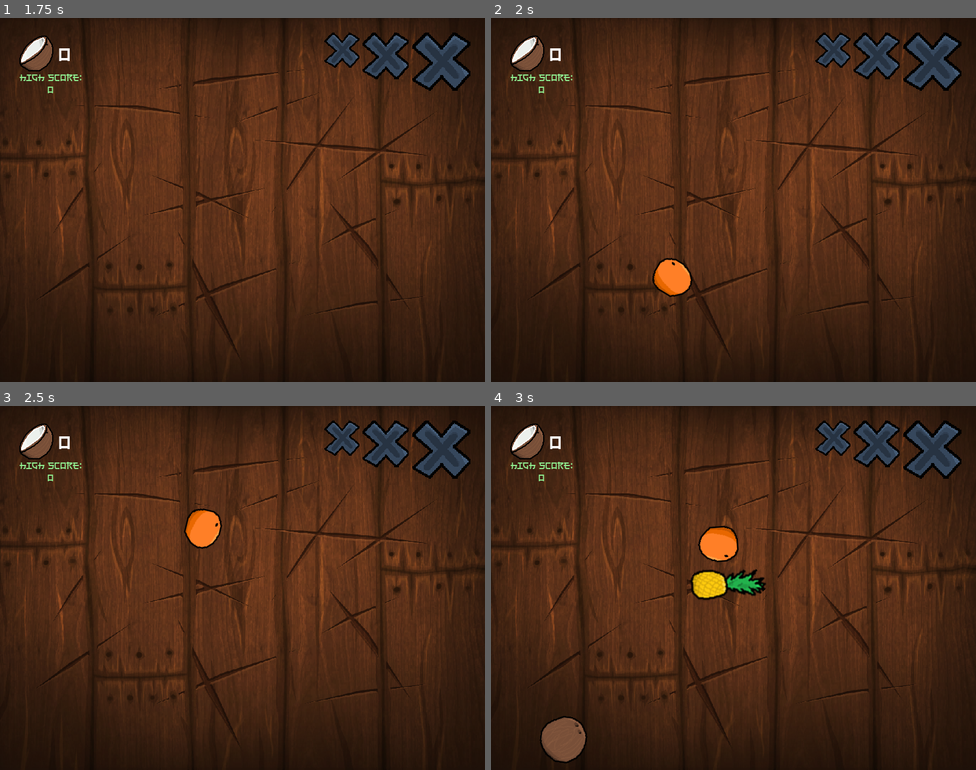
Above: before the commit, frames 1-4 (two rows, left to right).
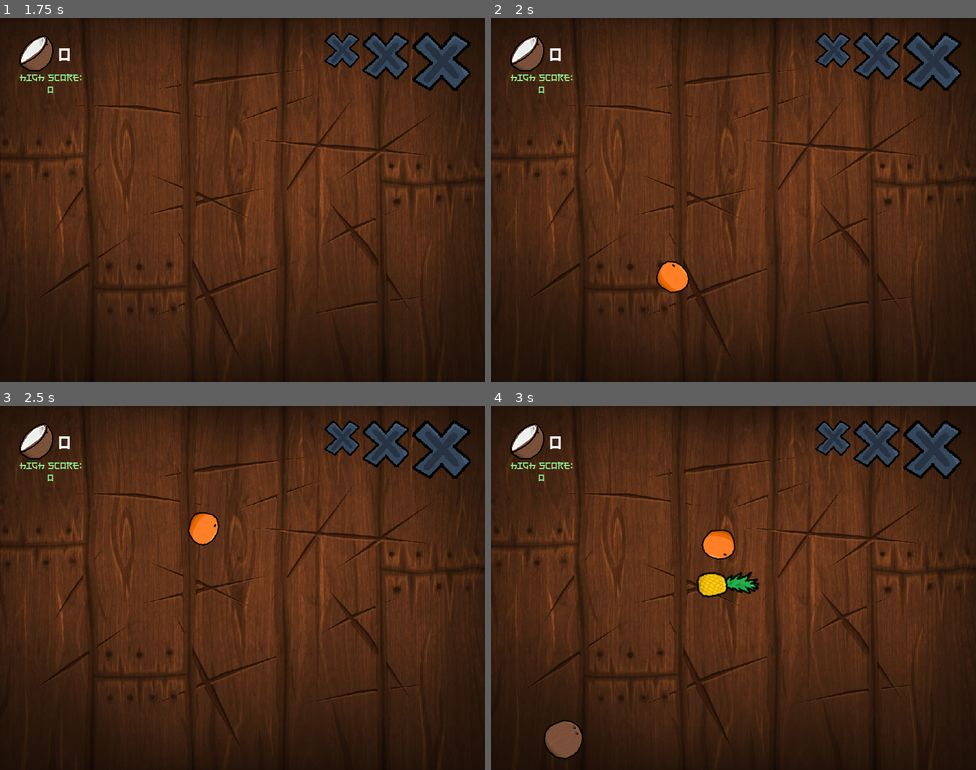
Above: after the commit, the same moments.

Repository: leafcabral/leafs-arcade
Game: Godot game, scene res://main/game_root.tscn
Two runs of this game, one before a commit and one after it. Both use one fixed random seed, a clock stepped at 60 frames per second and the inputs below.
Inputs (mouse positions are in pixels of both pictures, inside the frame that each line leads up to):
- Up to frame 1 (1.75 s): tap Enter (ui_accept) at 0.5, 0.77, 1.52 s; move the mouse to (349, 181) at 0.52 s; move the mouse to (145, 218) at 1.27 s
- Up to frame 2 (2 s): no input
- Up to frame 3 (2.5 s): move the mouse to (291, 507) at 2.02 s
- Up to frame 4 (3 s): move the mouse to (709, 660) at 2.77 s

Frame 1 is identical in both runs. In frame 2, 0.3% of the frame differs, in the area x 33-42%, y 65-77%; in frame 3, 0.4%; in frame 4, 1.3%, in the area x 10-57%, y 32-99%.

Commit message:
feat(fruit_ninja): add bomb fruit
Remove bomb fruit FruidSpriteData resource and used direct sprite texture setter.

Create BombExplosion GdShader for bomb sprite flash when hit.

Create helper function in GameWorld to kill the player.

Diff:
--- /dev/null
+++ b/4-fruit-ninja/entities/fruit/bomb_explosion.gdshader
@@ -0,0 +1,10 @@
+shader_type canvas_item;
+
+const vec4 white_color = vec4(1, 1, 1, 1);
+uniform float white_multiplier: hint_range(0, 1) = 0.0;
+
+void fragment() {
+	vec4 original_color = texture(TEXTURE, UV);
+	float alpha = original_color.a;
+	COLOR = mix(original_color, white_color, white_multiplier * alpha);
+}
--- a/4-fruit-ninja/entities/fruit/fruit.gd
+++ b/4-fruit-ninja/entities/fruit/fruit.gd
@@ -7,9 +7,11 @@
 
 const AVG_SPEED := 300.0
 const MAX_ANGLE_DELTA := PI / 3
+const BOMB_SPRITE := preload("uid://psufnpn2jiu6")
 
 @export var sprite_data: FruitSpriteData
 @export var is_sliced := false
+@export var is_bomb := false
 
 var sprite_half_num: int
 
@@ -17,11 +19,18 @@
 
 
 func _ready() -> void:
-	if not is_sliced:
-		$Sprite2D.texture = sprite_data.full
+	var sprite := $Sprite2D
+
+	if not is_bomb:
+		if not is_sliced:
+			sprite.texture = sprite_data.full
+			launch()
+		else:
+			sprite.texture = sprite_data.halfs[sprite_half_num]
+	else:
+		sprite.texture = BOMB_SPRITE
+		$BombFireTrail.show()
 		launch()
-	else:
-		$Sprite2D.texture = sprite_data.halfs[sprite_half_num]
 
 
 func launch() -> void:
--- a/4-fruit-ninja/entities/fruit/fruit.tscn
+++ b/4-fruit-ninja/entities/fruit/fruit.tscn
@@ -1,19 +1,46 @@
-[gd_scene load_steps=5 format=3 uid="uid://6rsron8monuy"]
+[gd_scene load_steps=11 format=3 uid="uid://6rsron8monuy"]
 
 [ext_resource type="Script" uid="uid://did4q4oy80l83" path="res://entities/fruit/fruit.gd" id="1_cv02n"]
+[ext_resource type="Texture2D" uid="uid://psufnpn2jiu6" path="res://entities/fruit/types/sprites/bomb.png" id="2_5ji1e"]
+[ext_resource type="Shader" uid="uid://b4jhk8dwo3gtr" path="res://entities/fruit/bomb_explosion.gdshader" id="2_xpa4i"]
 
-[sub_resource type="Gradient" id="Gradient_7yd1m"]
-interpolation_mode = 1
-offsets = PackedFloat32Array(0)
-colors = PackedColorArray(1, 0.54901963, 0.24313726, 1)
-
-[sub_resource type="GradientTexture2D" id="GradientTexture2D_cv02n"]
-gradient = SubResource("Gradient_7yd1m")
-fill_from = Vector2(0.5, 0.5)
-fill_to = Vector2(1, 0.5)
+[sub_resource type="ShaderMaterial" id="ShaderMaterial_xpa4i"]
+shader = ExtResource("2_xpa4i")
+shader_parameter/white_multiplier = 0.0
 
 [sub_resource type="RectangleShape2D" id="RectangleShape2D_cv02n"]
 size = Vector2(64, 64)
+
+[sub_resource type="Curve" id="Curve_cv02n"]
+_data = [Vector2(0, 1), 0.0, 0.0, 0, 0, Vector2(0.45454544, 1), 0.0, 0.0, 0, 0, Vector2(1, 0), 0.0, 0.0, 0, 0]
+point_count = 3
+
+[sub_resource type="CurveTexture" id="CurveTexture_5ji1e"]
+curve = SubResource("Curve_cv02n")
+
+[sub_resource type="Gradient" id="Gradient_xpa4i"]
+offsets = PackedFloat32Array(0, 0.14150943, 0.6981132)
+colors = PackedColorArray(1, 0.9856393, 0.8880144, 1, 1, 0.87176263, 0, 1, 1, 0, 0, 1)
+
+[sub_resource type="GradientTexture1D" id="GradientTexture1D_hf83a"]
+gradient = SubResource("Gradient_xpa4i")
+
+[sub_resource type="ParticleProcessMaterial" id="ParticleProcessMaterial_ax80n"]
+particle_flag_disable_z = true
+angle_min = -89.99999
+angle_max = 90.000015
+inherit_velocity_ratio = 0.2
+direction = Vector3(0, -1, 0)
+spread = 30.0
+initial_velocity_min = 35.0
+initial_velocity_max = 65.0
+angular_velocity_min = -1.6093254e-05
+angular_velocity_max = 179.99998
+gravity = Vector3(0, 0, 0)
+scale_min = 6.0
+scale_max = 12.0
+color_ramp = SubResource("GradientTexture1D_hf83a")
+alpha_curve = SubResource("CurveTexture_5ji1e")
 
 [node name="Fruit" type="RigidBody2D"]
 collision_layer = 0
@@ -22,8 +49,8 @@
 script = ExtResource("1_cv02n")
 
 [node name="Sprite2D" type="Sprite2D" parent="."]
-scale = Vector2(1.2, 1.2)
-texture = SubResource("GradientTexture2D_cv02n")
+material = SubResource("ShaderMaterial_xpa4i")
+texture = ExtResource("2_5ji1e")
 
 [node name="VisibleOnScreenNotifier2D" type="VisibleOnScreenNotifier2D" parent="."]
 rect = Rect2(-64, -64, 128, 128)
@@ -34,5 +61,11 @@
 [node name="CollisionShape2D2" type="CollisionShape2D" parent="Area2D"]
 shape = SubResource("RectangleShape2D_cv02n")
 
+[node name="BombFireTrail" type="GPUParticles2D" parent="."]
+visible = false
+position = Vector2(24, -32)
+amount = 16
+process_material = SubResource("ParticleProcessMaterial_ax80n")
+
 [connection signal="screen_exited" from="VisibleOnScreenNotifier2D" to="." method="_on_visible_on_screen_notifier_2d_screen_exited"]
 [connection signal="area_entered" from="Area2D" to="." method="_on_area_2d_area_entered"]
--- a/4-fruit-ninja/entities/fruit/fruit_manager.gd
+++ b/4-fruit-ninja/entities/fruit/fruit_manager.gd
@@ -5,9 +5,11 @@
 signal spawn_cooldown_finished
 signal fruit_sliced
 signal unsliced_fruit_left
+signal bomb_sliced
 signal fruits_depleted
 
 const FRUIT := preload("uid://6rsron8monuy")
+const BOMB_CHANCE := 0.1
 
 @export var sprite_datas: Array[FruitSpriteData]
 
@@ -25,11 +27,13 @@
 			fruit_timers.remove_at(0)
 
 
-func spawn_fruits(amount: int) -> void:
+func spawn_fruits(amount: int, should_spawn_bomb: bool) -> void:
 	for i in amount:
-		var fruit := FRUIT.instantiate()
+		var fruit: Fruit = FRUIT.instantiate()
 		fruit.position = get_random_position()
 		fruit.sprite_data = sprite_datas.pick_random()
+		if should_spawn_bomb:
+			fruit.is_bomb = randf() < BOMB_CHANCE
 
 		fruits.append(fruit)
 		fruit.connect("exited_screen", _on_fruit_exited_screen)
@@ -65,16 +69,25 @@
 
 
 func _on_fruit_exited_screen(fruit: Fruit) -> void:
-	if not fruit.is_sliced:
+	if not (fruit.is_bomb or fruit.is_sliced):
 		unsliced_fruit_left.emit()
 	erase_fruit(fruit)
 
 
 func _on_fruit_sliced(fruit: Fruit) -> void:
-	for i in 2:
-		var fruit_slice := fruit.duplicate()
-		fruit_slice.linear_velocity.x *= [-1, 1][i]
-		fruit_slice.sprite_half_num = i
-		call_deferred("add_child", fruit_slice)
-	erase_fruit(fruit)
-	fruit_sliced.emit()
+	if not fruit.is_bomb:
+		for i in 2:
+			var fruit_slice := fruit.duplicate()
+			fruit_slice.linear_velocity.x *= [-1, 1][i]
+			fruit_slice.sprite_half_num = i
+			call_deferred("add_child", fruit_slice)
+		fruit_sliced.emit()
+		erase_fruit(fruit)
+	else:
+		var fruit_tween := fruit.create_tween()
+		var fruit_sprite: Sprite2D = fruit.get_node("Sprite2D")
+		fruit_sprite.material = fruit_sprite.material.duplicate()
+		fruit_tween.tween_property(fruit_sprite.material, "shader_parameter/white_multiplier", 1, 0.6)
+		fruit_tween.tween_callback(erase_fruit.bind(fruit))
+
+		bomb_sliced.emit()
--- a/4-fruit-ninja/entities/fruit/types/bomb.tres
+++ /dev/null
@@ -1,9 +0,0 @@
-[gd_resource type="Resource" script_class="FruitSpriteData" load_steps=3 format=3 uid="uid://chbpmnknkyl3s"]
-
-[ext_resource type="Texture2D" uid="uid://psufnpn2jiu6" path="res://entities/fruit/types/sprites/bomb.png" id="1_3xpuc"]
-[ext_resource type="Script" uid="uid://cmyijexk5nwjg" path="res://entities/fruit/fruit_sprite_data.gd" id="1_c4iec"]
-
-[resource]
-script = ExtResource("1_c4iec")
-full = ExtResource("1_3xpuc")
-metadata/_custom_type_script = "uid://cmyijexk5nwjg"
--- a/4-fruit-ninja/main/game_root.gd
+++ b/4-fruit-ninja/main/game_root.gd
@@ -50,3 +50,11 @@
 func _on_game_world_game_restarted() -> void:
 	game_hud.hide_message(0.3)
 	new_game()
+
+
+func _on_game_world_bomb_sliced() -> void:
+	game_hud.show_explosion_animation()
+
+
+func _on_game_hud_explosion_finished() -> void:
+	game_world.kill_player()
--- a/4-fruit-ninja/main/game_root.tscn
+++ b/4-fruit-ninja/main/game_root.tscn
@@ -120,11 +120,19 @@
 horizontal_alignment = 1
 vertical_alignment = 1
 
+[node name="Explosion" type="ColorRect" parent="GameHUD"]
+modulate = Color(1, 1, 1, 0)
+offset_right = 800.0
+offset_bottom = 600.0
+
+[connection signal="bomb_sliced" from="GameWorld" to="." method="_on_game_world_bomb_sliced"]
 [connection signal="fruit_sliced" from="GameWorld" to="." method="_on_game_world_fruit_sliced"]
 [connection signal="game_restarted" from="GameWorld" to="." method="_on_game_world_game_restarted"]
 [connection signal="player_damaged" from="GameWorld" to="." method="_on_game_world_player_damaged"]
 [connection signal="player_died" from="GameWorld" to="." method="_on_game_world_player_died"]
+[connection signal="bomb_sliced" from="GameWorld/FruitManager" to="GameWorld" method="_on_fruit_manager_bomb_sliced"]
 [connection signal="fruit_sliced" from="GameWorld/FruitManager" to="GameWorld" method="_on_fruit_manager_fruit_sliced"]
 [connection signal="fruits_depleted" from="GameWorld/FruitManager" to="GameWorld" method="_on_fruit_manager_fruits_depleted"]
 [connection signal="spawn_cooldown_finished" from="GameWorld/FruitManager" to="GameWorld" method="_on_fruit_manager_spawn_cooldown_finished"]
 [connection signal="unsliced_fruit_left" from="GameWorld/FruitManager" to="GameWorld" method="_on_fruit_manager_unsliced_fruit_left"]
+[connection signal="explosion_finished" from="GameHUD" to="." method="_on_game_hud_explosion_finished"]
--- a/4-fruit-ninja/main/game_world.gd
+++ b/4-fruit-ninja/main/game_world.gd
@@ -3,6 +3,7 @@
 
 
 signal fruit_sliced
+signal bomb_sliced
 signal player_damaged(misses: int)
 signal player_died
 signal game_restarted()
@@ -34,7 +35,17 @@
 
 func start_wave() -> void:
 	var enemy_increase := floori(wave * 0.5)
-	fruit_manager.spawn_fruits(min(MINIMUM_FRUITS + enemy_increase, MAXIMUM_FRUITS))
+	fruit_manager.spawn_fruits(min(MINIMUM_FRUITS + enemy_increase, MAXIMUM_FRUITS), wave > 1)
+
+
+func kill_player() -> void:
+	var damage := player_health.max_health
+
+	player_health.damage(damage)
+	player_damaged.emit(damage)
+
+	running = false
+	player_died.emit()
 
 
 func _on_fruit_manager_spawn_cooldown_finished() -> void:
@@ -64,3 +75,9 @@
 func _on_fruit_manager_fruit_sliced() -> void:
 	if running:
 		fruit_sliced.emit()
+
+
+func _on_fruit_manager_bomb_sliced() -> void:
+	if running:
+		running = false
+		bomb_sliced.emit()
--- a/4-fruit-ninja/main/hud/game_hud.gd
+++ b/4-fruit-ninja/main/hud/game_hud.gd
@@ -1,6 +1,8 @@
 class_name GameHUD
 extends CanvasLayer
 
+
+signal explosion_finished
 
 const MISSED_TRUE := preload("uid://4bjtxjfandrj")
 const MISSED_FALSE := preload("uid://by4chl8jgl7l6")
@@ -11,6 +13,7 @@
 @onready var score_label: RichTextLabel = $Score/ScoreLabel
 @onready var high_score_label: RichTextLabel = $Score/HighScoreLabel
 @onready var message: RichTextLabel = $Message
+@onready var explosion: ColorRect = $Explosion
 
 
 func reset_misses() -> void:
@@ -49,3 +52,11 @@
 
 func hide_message(fade_out := 0.0) -> void:
 	message.create_tween().tween_property(message, "modulate", Color(1,1,1,0), fade_out)
+
+
+func show_explosion_animation(fade_in := 0.6, fade_out := 0.3) -> void:
+	explosion.modulate = Color(1,1,1,0)
+	var explosion_tween := explosion.create_tween()
+	explosion_tween.tween_property(explosion, "modulate", Color.WHITE, fade_in)
+	explosion_tween.tween_property(explosion, "modulate", explosion.modulate, fade_out)
+	explosion_tween.tween_callback(explosion_finished.emit)
Not shown, added: 4-fruit-ninja/entities/fruit/bomb_explosion.gdshader.uid
